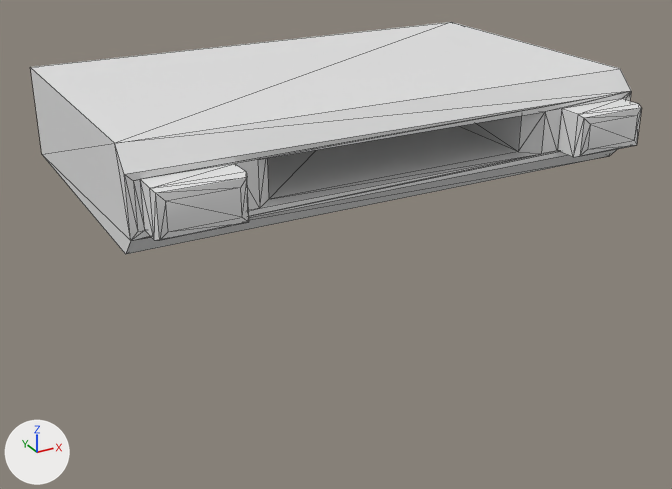
The FBX model Assets/Models/8TrackPlayer/Me_CassettePlayer.FBX: old version first, new version second.
One viewpoint serves both versions: a 50 mm lens placed at (-0.424, -0.786, 0.296), pointed at (-0.006, -0.026, -0.084). The lights are fixed; the arrows at lower left show +X, +Y and +Z. Mesh edges are drawn as thin lines. Where no turn or scale is listed for an object, it has been applied to the vertices.

The first picture shows 'Eject_Button', 'MainPlayer', 'Play_Button'.
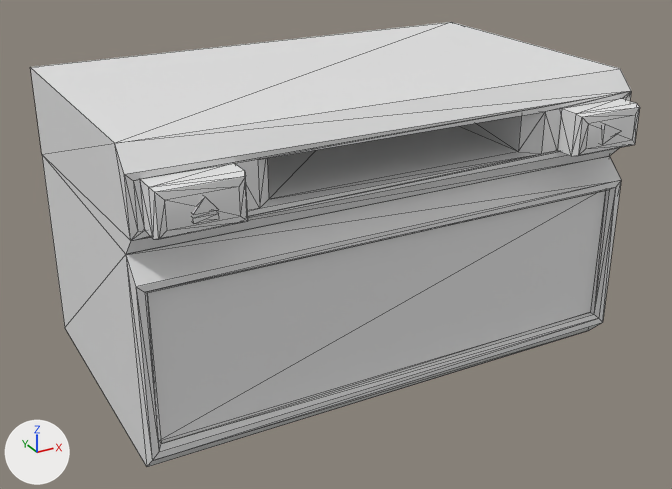
The newer file is also turned or shifted as a whole; pictures and numbers use the older file's frame.

What differs and where, as boxes (x1, y1, x2, y2) in the pictures (672 x 489 px):
```json
{"object": "MainPlayer", "change": "reshaped", "before": [31, 22, 631, 254], "after": [31, 22, 631, 467], "on screen": "91% taller"}
{"object": "TimerScreen", "change": "added", "after": [147, 191, 605, 440]}
{"part": 1, "of": "me_mesh", "change": "built on", "after": [42, 155, 621, 467]}
```

Edits to the scene script, one JSON object a line:
```json
{"block": "me_mesh", "where": "# used by ob_mainplayer; location = (0.0, 0.0, 0.0)"}
{"op": "remove", "block": "me_mesh", "code": "me_mesh.from_pydata(...)  # 36 vertices, 64 faces; spans x -0.25..0.25, y -0.15..0.15, z 0.0..0.089"}
{"op": "add", "block": "me_mesh", "code": "me_mesh.from_pydata(...)  # 60 vertices, 110 faces; spans x -0.25..0.25, y -0.152..0.15, z -0.2..0.089"}
{"block": "me_mesh", "change": "me_mesh part 1"}
{"block": "me_mesh", "change": "2 faces are deleted"}
{"block": "me_mesh", "change": "24 vertices are added at x -0.25..0.25, y -0.152..0.15, z -0.2..0.0"}
{"block": "me_mesh", "change": "48 new faces join them"}
{"op": "add", "block": "me_mesh_005", "code": ["me_mesh_005 = bpy.data.meshes.new('Mesh.005')", "me_mesh_005.from_pydata([(0.24, -0.142, 0.171), (-0.24, -0.142, 0.171), (-0.24, -0.142, 0.029), (0.24, -0.142, 0.029)], [], [(0, 1, 2), (0, 2, 3)])"]}
{"op": "add", "block": "ob_timerscreen", "code": ["ob_timerscreen = bpy.data.objects.new('TimerScreen', me_mesh_005)", "ob_timerscreen.location = (0.0, 0.0, -0.2)"]}
```
